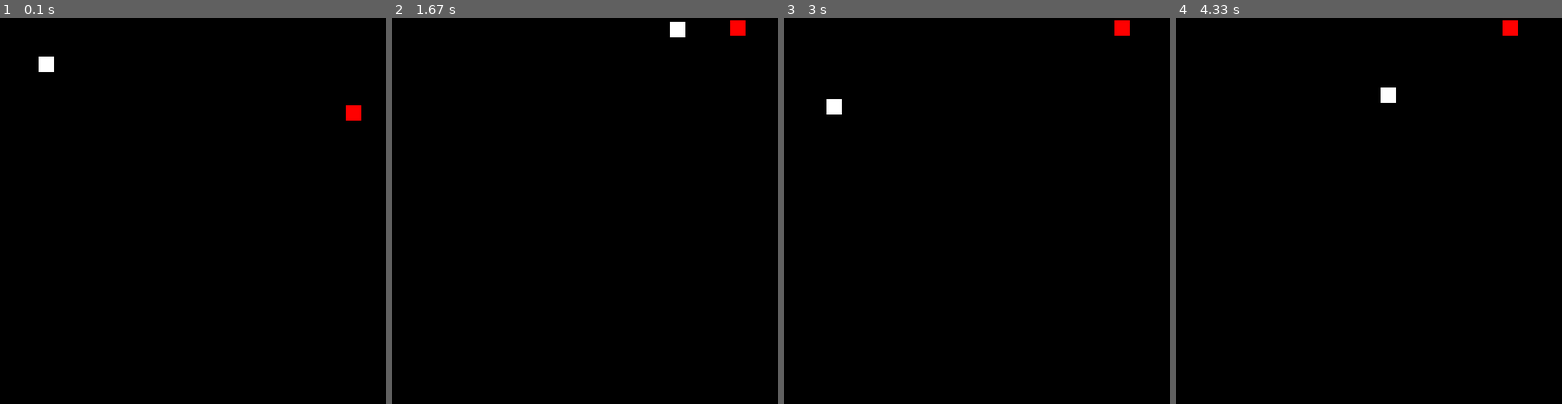
Above: before the commit, frames 1-4 (left to right).
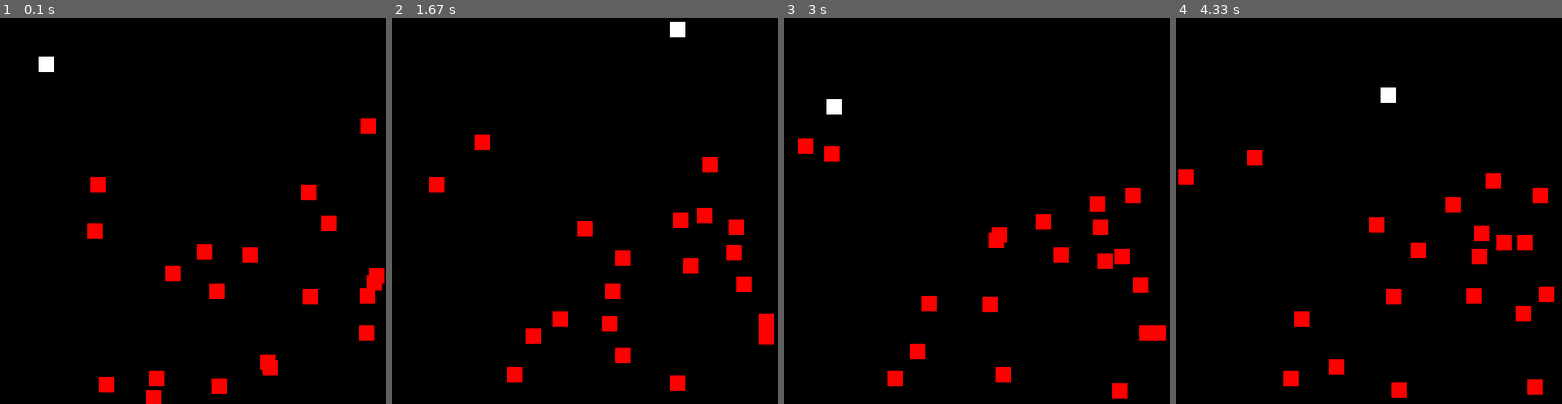
Above: after the commit, the same moments.

Repository: syki66/mini-game
Game: pygame game, started from pygame_test.py
Two runs of this game, one before a commit and one after it. Both use one fixed random seed, a clock stepped at 60 frames per second and the inputs below.
Inputs:
- Up to frame 1 (0.1 s): no input
- Up to frame 2 (1.67 s): hold Right 0.33-0.8 s; hold Up 0.83-1.13 s; hold Right 1.17-1.63 s
- Up to frame 3 (3 s): hold Left 1.67-2.2 s; hold Down 2.23-2.53 s; hold Left 2.57-2.97 s
- Up to frame 4 (4.33 s): hold Up 3-3.37 s; hold Right 3.4-4.03 s; hold Down from 4.07 s (still down)

The runs differ from the first frame. In frame 1, 3.2% of the frame differs, in the area x 22-100%, y 22-100%; in frame 2, 3.4%, in the area x 9-99%, y 0-97%; in frame 3, 3.2%; in frame 4, 3.4%.

Commit message:
add a number of enemy

Diff:
--- a/pygame_test.py
+++ b/pygame_test.py
@@ -13,25 +13,30 @@
 pygame.display.set_caption("game test")
 
 # 플레이어
-x = 50
-y = 50
-width = 20
-height = 20
-vel = 5
+x = 50 # 플레이어 초기 x 위치값
+y = 50 # 플레이어 초기 y 위치값
+width = 20 # 플레이어 높이
+height = 20 # 플레이어 너비
+vel = 5 # 이동속도
 
 # 적
-x1 = random.randrange(100,screenHeight)
-y1 = random.randrange(100,screenWidth) # 랜덤한 위치에서 생성
+enemyNum = 20 # 적 개수
 
+# 적 위치 값을 배열 넣기, 랜덤한 초기 위치값으로 설정
+enemy = []
+for i in range(enemyNum):
+    enemy.append([random.randrange(100,screenHeight), random.randrange(100,screenWidth)]) #
 
 run = True
 while run:
-    pygame.time.delay(15)
+    pygame.time.delay(15) # 게임 속도조절
 
+    # 윈도우창 끌수 있게끔 하는거
     for event in pygame.event.get():
         if event.type == pygame.QUIT:
             run = False
 
+    # 키 눌렸을때 설정하는것, 화면 밖으로 못나가게끔 설정함
     keys = pygame.key.get_pressed()
 
     if keys[pygame.K_LEFT] and x > vel:
@@ -45,33 +50,30 @@
     if keys[pygame.K_SPACE]:
        isJump = True
 
-    win.fill((0,0,0))
-    pygame.draw.rect(win, (255,255, 255), (x, y, width, height))
+    win.fill((0,0,0)) # 각 도형 자취 안남도록 하는것 및 배경설정
+
+    pygame.draw.rect(win, (255,255, 255), (x, y, width, height)) # 플레이어 그리기
 
 
+    # 적 움직임, 우선 랜덤하게 각자 움직이게함
+    for i in range(len(enemy)):
+        pygame.draw.rect(win, (255, 0, 0), (enemy[i][0], enemy[i][1], width, height))
+        randomMove = random.randrange(0,4)
 
-    # 적 움직임
-    pygame.draw.rect(win, (255, 0, 0), (x1, y1, width, height))
-    rand = random.randrange(0,4)
+        if randomMove == 0 and enemy[i][0] > vel:
+            enemy[i][0] -= vel
+        if randomMove == 1 and enemy[i][0] < screenWidth - width - vel:
+            enemy[i][0] += vel
+        if randomMove == 2 and enemy[i][1] > vel:
+            enemy[i][1] -= vel
+        if randomMove == 3 and enemy[i][1] < screenHeight - height - vel:
+            enemy[i][1] += vel
 
-    if rand == 1 and x1 > vel:
-        x1 -= vel
-    if rand == 2 and x1 < screenWidth - width - vel:
-        x1 += vel
-    if rand == 3 and y1 > vel:
-        y1 -= vel
-    if rand == 4 and y1 < screenHeight - height - vel:
-        y1 += vel
-
-    distance = ( (x1 - x)**2 + (y1 - y)**2 ) ** 0.5
-
-    if (distance < 20):
-        print("game over")
-        run = False
-
-
-
-
+        # 거리가 20 이하로 줄어들면 게임 오버 시킴
+        distance = ( (enemy[i][0] - x)**2 + (enemy[i][1] - y)**2 ) ** 0.5
+        if (distance < 20):
+            print("game over")
+            run = False
 
     pygame.display.update()
 
